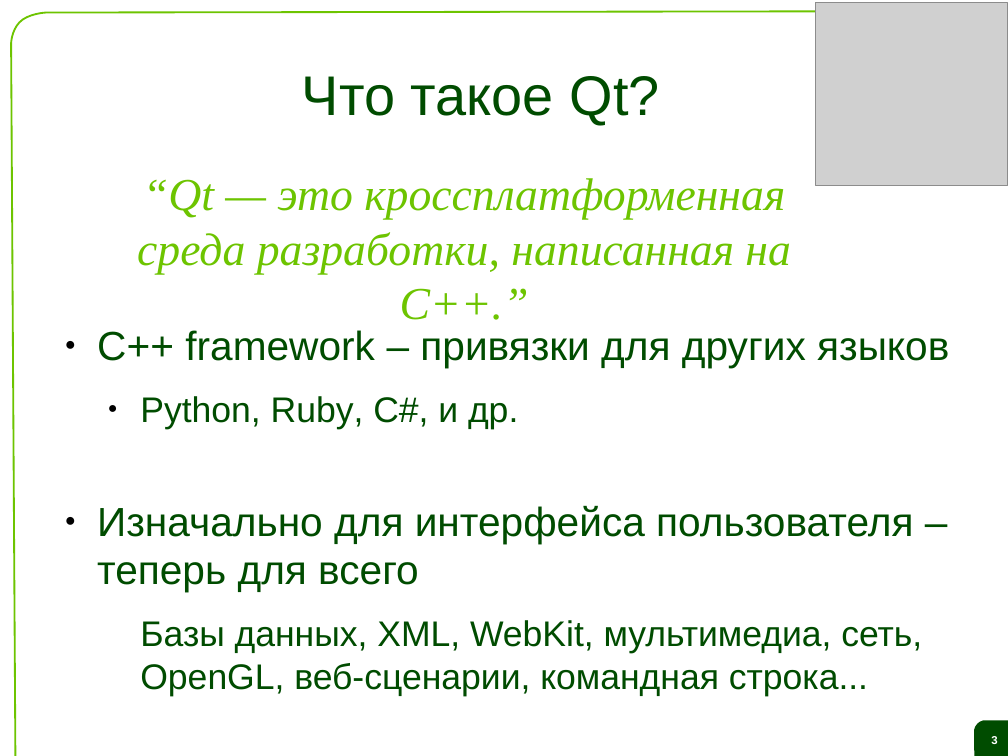
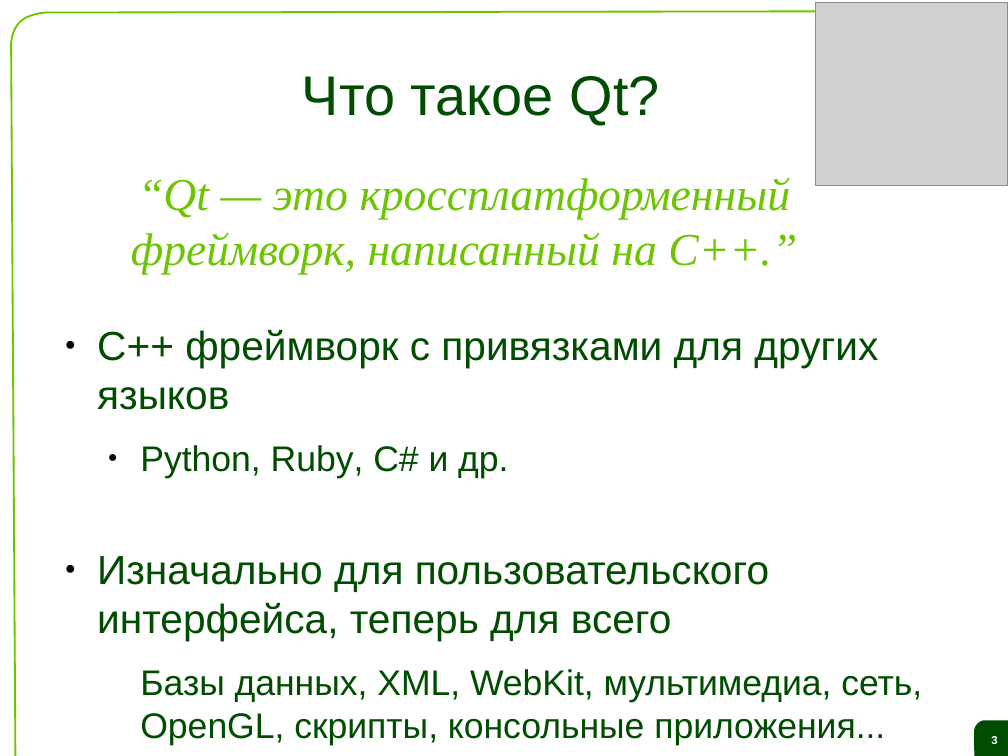
Before and after one commit to saa/qecm, a slide deck: slide 3 of Lectures and Exercises/L01 - The ideas behind Qt and a live demo/L1 Slides.odp. Drawn at 1008x756 pixels with LibreOffice and Linux fonts; fonts in the diff are those of the drawing; grey boxes stand for pictures; background and template pictures are left out. Boxes give left, top, right and bottom in pixels: in the first picture for what was removed or moved away, otherwise in the second. Text is boxed around its words. In the diff, an @@ line names an element or a change of style, - is before the commit and + after.

```diff
--- a/Lectures and Exercises/L01 - The ideas behind Qt and a live demo/L1 Slides.odp
+++ b/Lectures and Exercises/L01 - The ideas behind Qt and a live demo/L1 Slides.odp
@@ text at bbox=[131, 177, 797, 274]: text changed @@
-“Qt — это кроссплатформенная среда разработки, написанная на C++.”
+“Qt — это кроссплатформенный фреймворк, написанный на C++.”
@@ text at bbox=[97, 329, 922, 745]: text changed @@
-● C++ framework – привязки для других языков
-  ● Python, Ruby, C#, и др.
-● Изначально для интерфейса пользователя – теперь для всего
-  Базы данных, XML, WebKit, мультимедиа, сеть, OpenGL, веб-сценарии, командная строка...
+● C++ фреймворк с привязками для других языков
+  ● Python, Ruby, C# и др.
+● Изначально для пользовательского интерфейса, теперь для всего
+  Базы данных, XML, WebKit, мультимедиа, сеть, OpenGL, скрипты, консольные приложения...
```
Also in this commit, not shown: 13 other slides changed.
